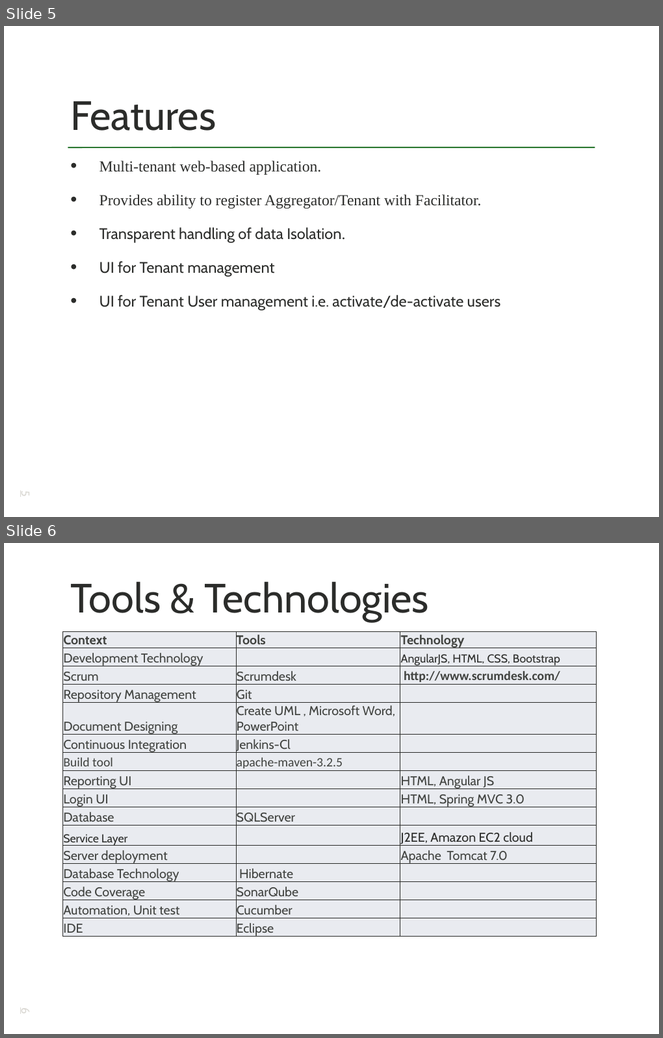
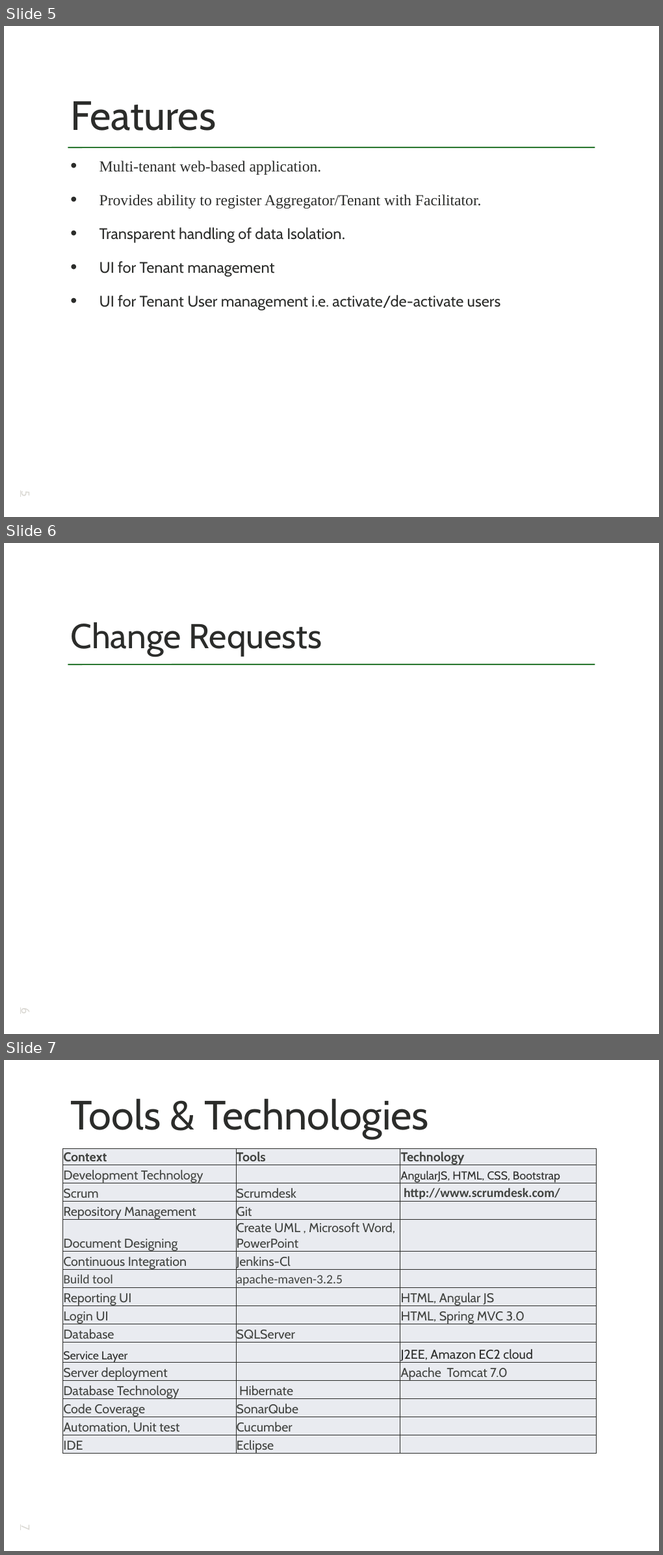
Before and after one commit to sunil311/EEJ1_Service_Platform, a slide deck: outsidewar/deliverables/EEteamJ1 Final Presentation.pptx. Shown one above the other, each under a label of ours: slides 5 and 6 before the commit, slides 5, 6 and 7 after it. The pictures are 663x1038 and 663x1555 pixels, drawn with LibreOffice and Linux fonts; fonts in the diff are those of the drawing. Boxes give left, top, right and bottom in pixels: in the first picture for what was removed or moved away, otherwise in the second. Text is boxed around its words. In the diff, an @@ line names an element or a change of style, - is before the commit and + after.

```diff
--- a/outsidewar/deliverables/EEteamJ1 Final Presentation.pptx
+++ b/outsidewar/deliverables/EEteamJ1 Final Presentation.pptx
@@ slide 6 added at bbox=[4, 543, 659, 1034], background #FFFFFF; not listed: 1 template element that a slide beside it also shows @@
@@ title added at bbox=[70, 622, 322, 656], 54 pt, text #2B2C2A @@
+Change Requests
@@ page number added at bbox=[18, 1008, 33, 1014], 18 pt, text #DAD8D3, underline @@
+6
@@ what was slide 6 is now slide 7 @@
@@ page number at bbox=[18, 1525, 33, 1531]: text changed @@
-6
+7
```
Also in this commit, not shown: 2 slides changed, 9 other slides added.
